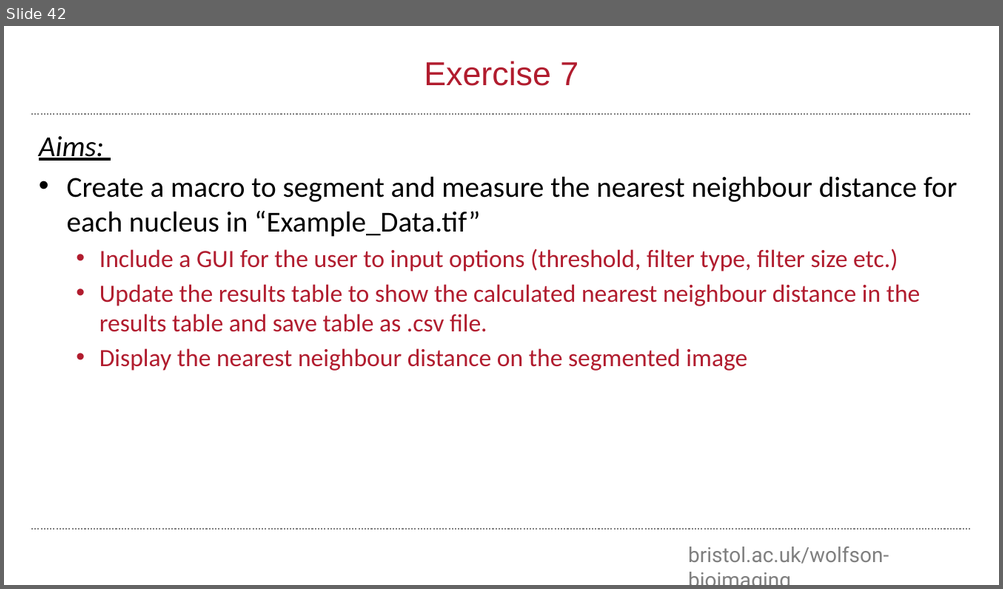
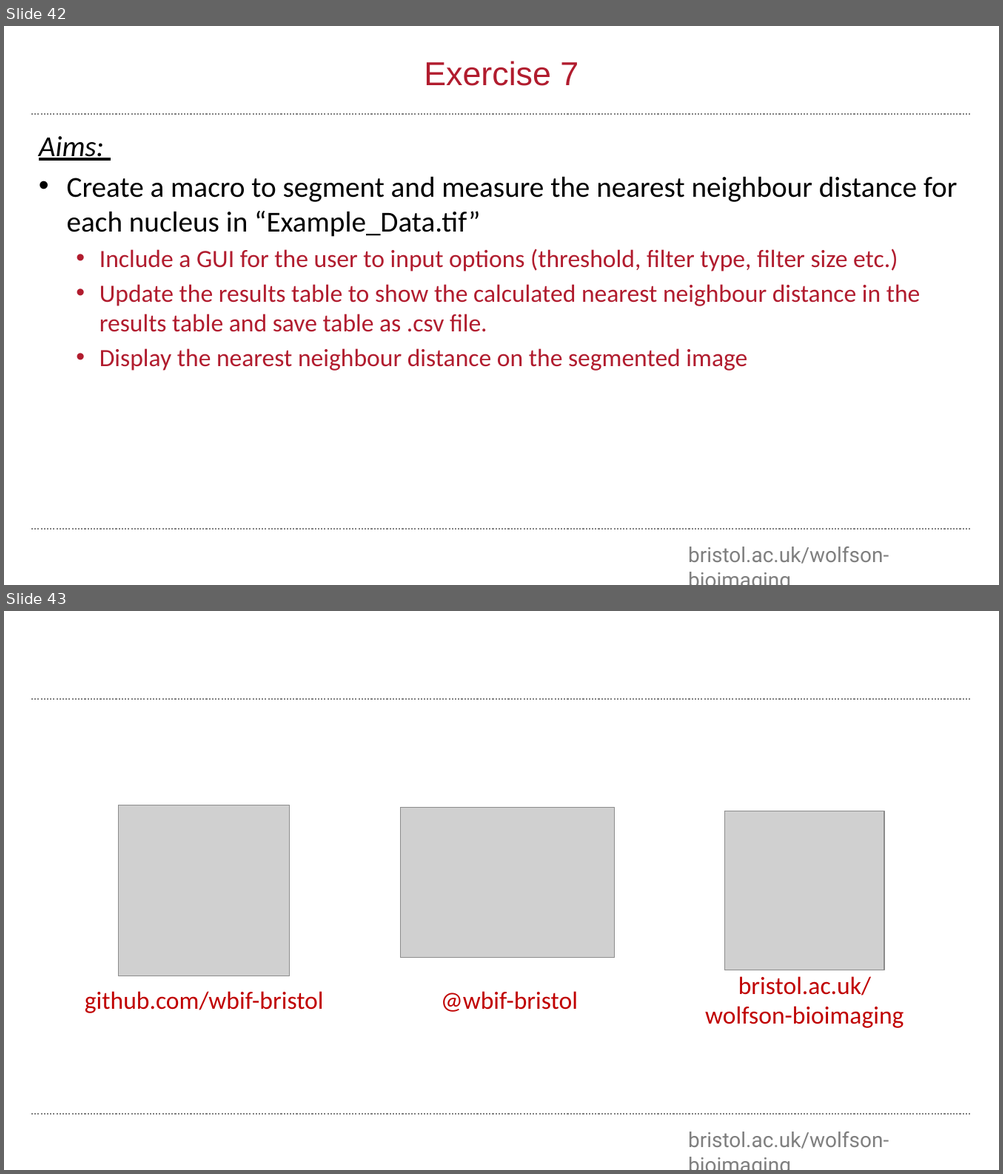
Before and after one commit to wbif-bristol/ImageJ-Fiji-Level-2-course, a slide deck: ImageJ_FIJI_Macro_Course_Lecture.pptx. Shown one above the other, each under a label of ours: slide 42 before the commit, slides 42 and 43 after it. The pictures are 1003x589 and 1003x1174 pixels, drawn with LibreOffice and Linux fonts; fonts in the diff are those of the drawing; grey boxes stand for pictures; background and template pictures are left out. Boxes give left, top, right and bottom in pixels: in the first picture for what was removed or moved away, otherwise in the second. Text is boxed around its words. In the diff, an @@ line names an element or a change of style, - is before the commit and + after.

```diff
--- a/ImageJ_FIJI_Macro_Course_Lecture.pptx
+++ b/ImageJ_FIJI_Macro_Course_Lecture.pptx
@@ slide 43 added at bbox=[4, 611, 999, 1170], background #FFFFFF; not listed: 3 template elements that a slide beside it also shows @@
@@ picture added at bbox=[119, 805, 290, 976] @@
@@ picture added at bbox=[400, 808, 614, 958] @@
@@ picture added at bbox=[725, 811, 885, 971] @@
@@ text added at bbox=[705, 977, 903, 1028], 24 pt, text #C00000 @@
+bristol.ac.uk/
+wolfson-bioimaging
@@ text added at bbox=[85, 991, 324, 1014], 24 pt, text #C00000 @@
+github.com/wbif-bristol
@@ text added at bbox=[441, 991, 578, 1012], 24 pt, text #C00000 @@
+@wbif-bristol
```
Also in this commit, not shown: 3 slides changed.
